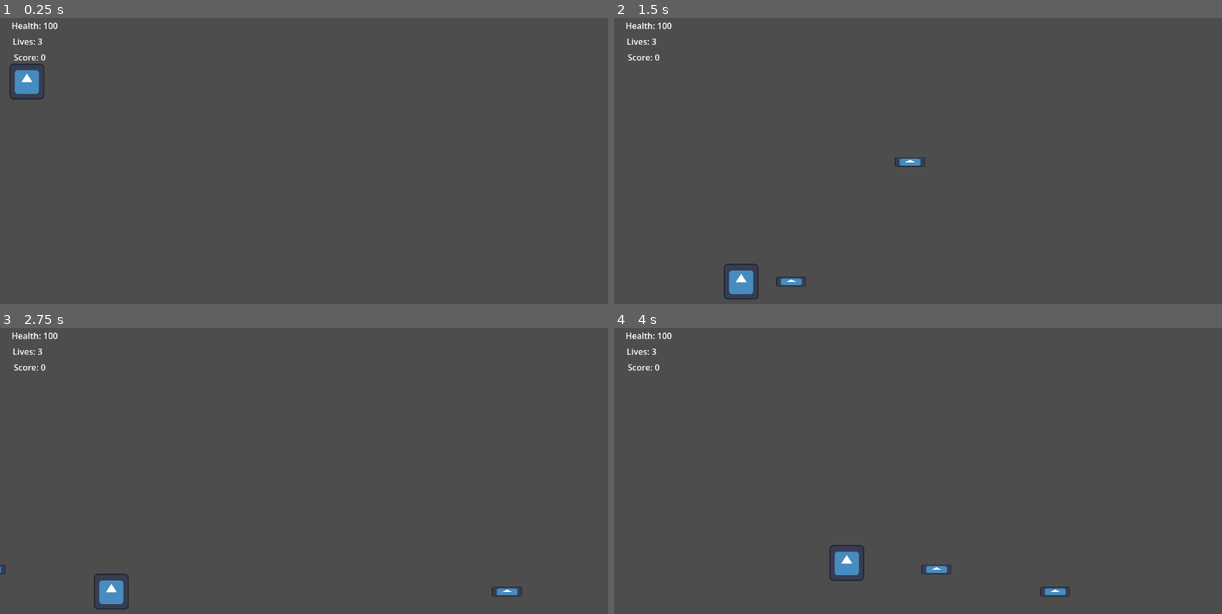
Above: before the commit, frames 1-4 (two rows, left to right).
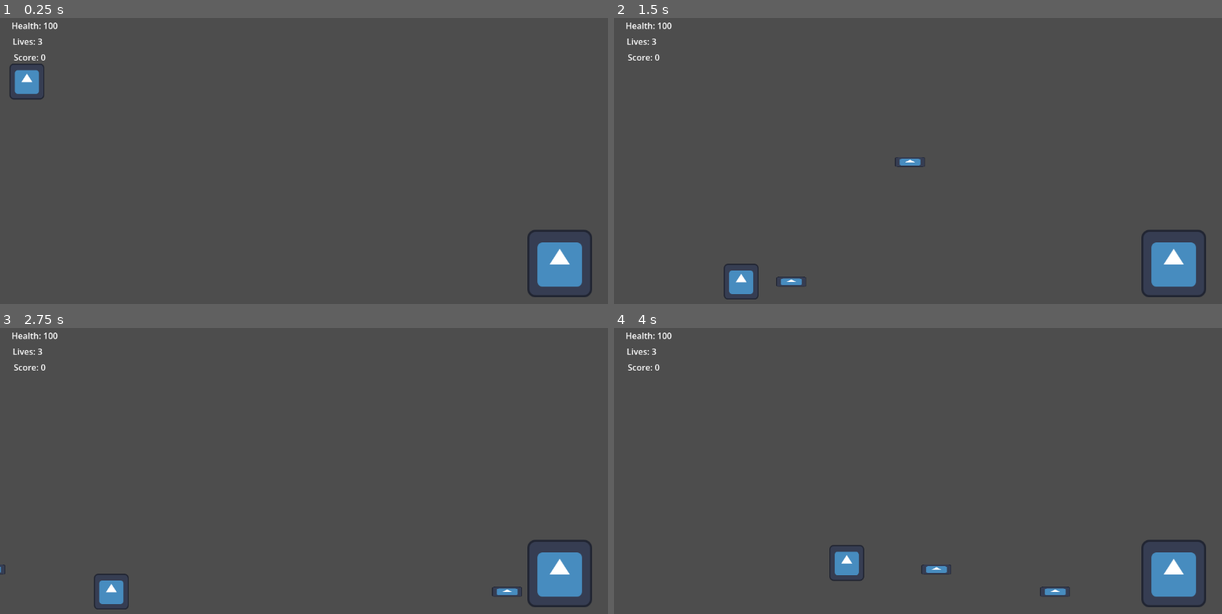
Above: after the commit, the same moments.

Repository: PixelPunk161/godot-platformer
Game: Godot game, scene res://Scenes/side_scroller.tscn
Two runs of this game, one before a commit and one after it. Both use one fixed random seed, a clock stepped at 60 frames per second and the inputs below. The engine's default icon, where the game draws it, is replaced by a stand-in: a white triangle on a blue panel in a dark square.
Inputs:
- Up to frame 1 (0.25 s): no input
- Up to frame 2 (1.5 s): hold Right (move_right) from 0.53 s (still down); tap X (shoot) at 0.6, 1.35 s; tap Space (jump) at 0.77 s
- Up to frame 3 (2.75 s): tap Space (jump) at 1.52 s; release Right (move_right) at 2.03 s; hold Left (move_left) from 2.03 s (still down); tap X (shoot) at 2.1 s
- Up to frame 4 (4 s): release Left (move_left) at 2.78 s; hold Right (move_right) from 2.78 s (still down); tap X (shoot) at 2.85, 3.6 s; tap Space (jump) at 3.02, 3.77 s

The runs differ from the first frame. In frame 1, 1.5% of the frame differs, in the area x 86-98%, y 74-98%; in frame 2, 1.5%; in frame 3, 1.5%; in frame 4, 1.5%.

Commit message:
Implemented enemy_base.gd

Diff:
--- /dev/null
+++ b/Scenes/Enemies/enemy_static.tscn
@@ -0,0 +1,50 @@
+[gd_scene format=3 uid="uid://bk5la4acduoep"]
+
+[ext_resource type="Script" uid="uid://dkxemdsgdmi34" path="res://Scripts/Base/enemy_base.gd" id="1_7wt3t"]
+[ext_resource type="Texture2D" uid="uid://djnmuhkxao7qf" path="res://icon.svg" id="1_ur506"]
+[ext_resource type="Script" uid="uid://cl2wmjo5rucx3" path="res://Scripts/Base/hitbox.gd" id="3_6myma"]
+
+[sub_resource type="RectangleShape2D" id="RectangleShape2D_7wt3t"]
+size = Vector2(123.49997, 133.5)
+
+[sub_resource type="RectangleShape2D" id="RectangleShape2D_6myma"]
+size = Vector2(125.99997, 124)
+
+[sub_resource type="RectangleShape2D" id="RectangleShape2D_6gh76"]
+size = Vector2(123, 128)
+
+[node name="EnemyStatic" type="CharacterBody2D" unique_id=39896627]
+position = Vector2(1, 2)
+collision_layer = 4
+script = ExtResource("1_7wt3t")
+max_health = 100
+
+[node name="Sprite2D" type="Sprite2D" parent="." unique_id=1714317885]
+position = Vector2(2.5000153, -1.9999924)
+scale = Vector2(0.9609375, 1)
+texture = ExtResource("1_ur506")
+
+[node name="CollisionShape2D" type="CollisionShape2D" parent="." unique_id=1310758355]
+visible = false
+position = Vector2(3.7499847, -0.25)
+shape = SubResource("RectangleShape2D_7wt3t")
+
+[node name="Hurtbox" type="Area2D" parent="." unique_id=1823586197]
+position = Vector2(9.9999695, 3)
+collision_layer = 4
+collision_mask = 8
+
+[node name="CollisionShape2D" type="CollisionShape2D" parent="Hurtbox" unique_id=1433216527]
+visible = false
+position = Vector2(-5.9999847, -4)
+shape = SubResource("RectangleShape2D_6myma")
+
+[node name="Hitbox" type="Area2D" parent="." unique_id=1603401542]
+collision_layer = 4
+collision_mask = 2
+script = ExtResource("3_6myma")
+metadata/_custom_type_script = "uid://cl2wmjo5rucx3"
+
+[node name="CollisionShape2D" type="CollisionShape2D" parent="Hitbox" unique_id=1326409362]
+position = Vector2(4.5, -1)
+shape = SubResource("RectangleShape2D_6gh76")
--- a/Scenes/Projectiles/bullet.tscn
+++ b/Scenes/Projectiles/bullet.tscn
@@ -10,6 +10,7 @@
 collision_layer = 8
 collision_mask = 4
 script = ExtResource("1_3323x")
+damage = 1
 
 [node name="Sprite2D" type="Sprite2D" parent="." unique_id=1031795802]
 position = Vector2(3.9999995, 2)
--- a/Scenes/side_scroller.tscn
+++ b/Scenes/side_scroller.tscn
@@ -2,6 +2,7 @@
 
 [ext_resource type="PackedScene" uid="uid://cglesivhvhu3q" path="res://Scenes/Player/Player.tscn" id="1_5l4pe"]
 [ext_resource type="PackedScene" uid="uid://btkg0wfhaw24y" path="res://Scenes/UI/hud.tscn" id="2_nev8x"]
+[ext_resource type="PackedScene" uid="uid://bk5la4acduoep" path="res://Scenes/Enemies/enemy_static.tscn" id="3_grra8"]
 
 [sub_resource type="RectangleShape2D" id="RectangleShape2D_5l4pe"]
 size = Vector2(1425, 183)
@@ -9,6 +10,7 @@
 [node name="SideScroller" type="Node2D" unique_id=1599965354]
 
 [node name="Player" parent="." unique_id=1213313319 instance=ExtResource("1_5l4pe")]
+z_index = 1
 position = Vector2(55, 102)
 
 [node name="FLoor" type="StaticBody2D" parent="." unique_id=2054889778]
@@ -19,3 +21,7 @@
 
 [node name="HUD" parent="FLoor" unique_id=1700544312 node_paths=PackedStringArray("player") instance=ExtResource("2_nev8x")]
 player = NodePath("../../Player")
+
+[node name="EnemyStatic" parent="." unique_id=39896627 instance=ExtResource("3_grra8")]
+position = Vector2(1058, 459)
+max_health = 5
--- /dev/null
+++ b/Scripts/Base/enemy_base.gd
@@ -0,0 +1,54 @@
+class_name EnemyBase
+extends CharacterBody2D
+
+@export var max_health: int = 3
+@export var score_value: int = 100
+@export var touch_damage: int = 10
+
+var health: int
+var base_color: Color
+
+@onready var hurtbox: Area2D = $Hurtbox
+@onready var sprite: Sprite2D = $Sprite2D
+
+
+func _ready() -> void:
+	health = max_health
+	base_color = sprite.modulate
+	hurtbox.area_entered.connect(_on_hurtbox_area_entered)
+	if has_node("Hitbox"):
+		$Hitbox.damage = touch_damage
+
+
+func _physics_process(delta: float) -> void:
+	if not is_on_floor():
+		velocity += get_gravity() * delta
+	_movement(delta)
+	move_and_slide()
+
+
+# Override in subclasses for custom movement. Default = standing still.
+func _movement(_delta: float) -> void:
+	pass
+
+
+func take_damage(amount: int) -> void:
+	health -= amount
+	if health <= 0:
+		_die()
+		return
+	_flash()
+
+func _flash() -> void:
+	sprite.modulate = Color.WHITE_SMOKE
+	await get_tree().create_timer(0.08).timeout
+	if is_instance_valid(self):
+		sprite.modulate = base_color
+func _die() -> void:
+	GameState.add_score(score_value)
+	queue_free()
+
+
+func _on_hurtbox_area_entered(area: Area2D) -> void:
+	if area is Hitbox:
+		take_damage(area.damage)
--- a/Scripts/Projectiles/bullet.gd
+++ b/Scripts/Projectiles/bullet.gd
@@ -8,6 +8,7 @@
 
 # Called when the node enters the scene tree for the first time.
 func _ready() -> void:
+	area_entered.connect(_on_area_entered)
 	await get_tree().create_timer(2.0).timeout
 	queue_free()
 
@@ -15,3 +16,6 @@
 # Called every frame. 'delta' is the elapsed time since the previous frame.
 func _process(delta: float) -> void:
 	position.x += SPEED * direction * delta
+
+func _on_area_entered(_area: Area2D) -> void:
+	queue_free()
Not shown, added: Scripts/Base/enemy_base.gd.uid
